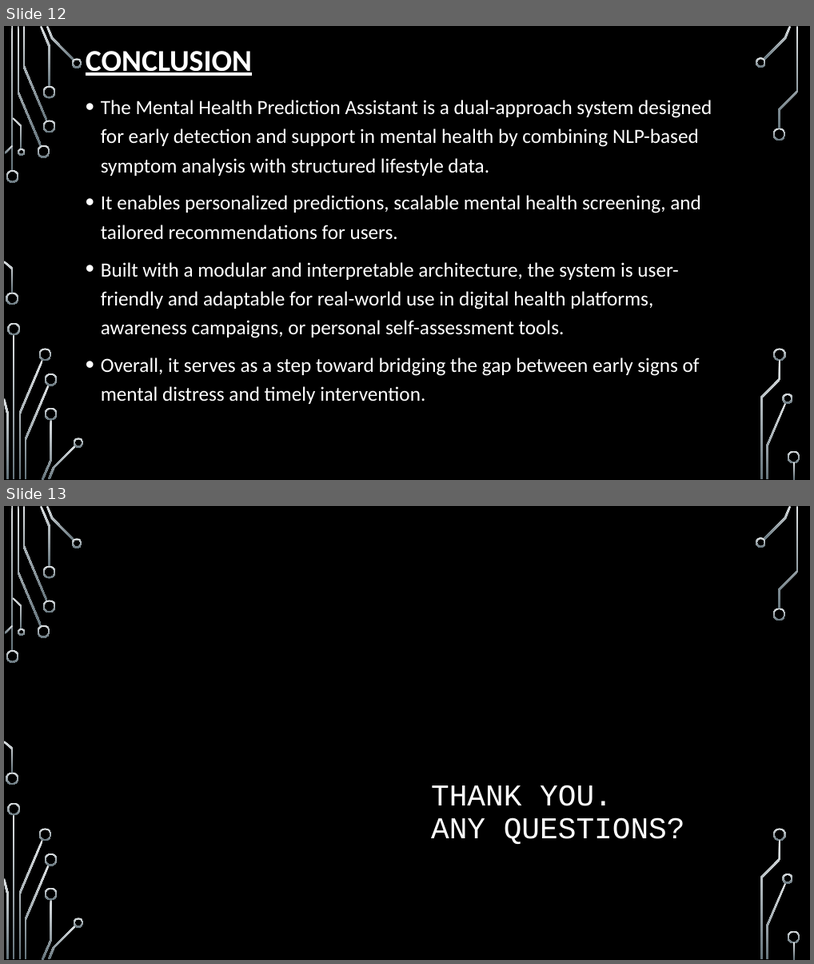
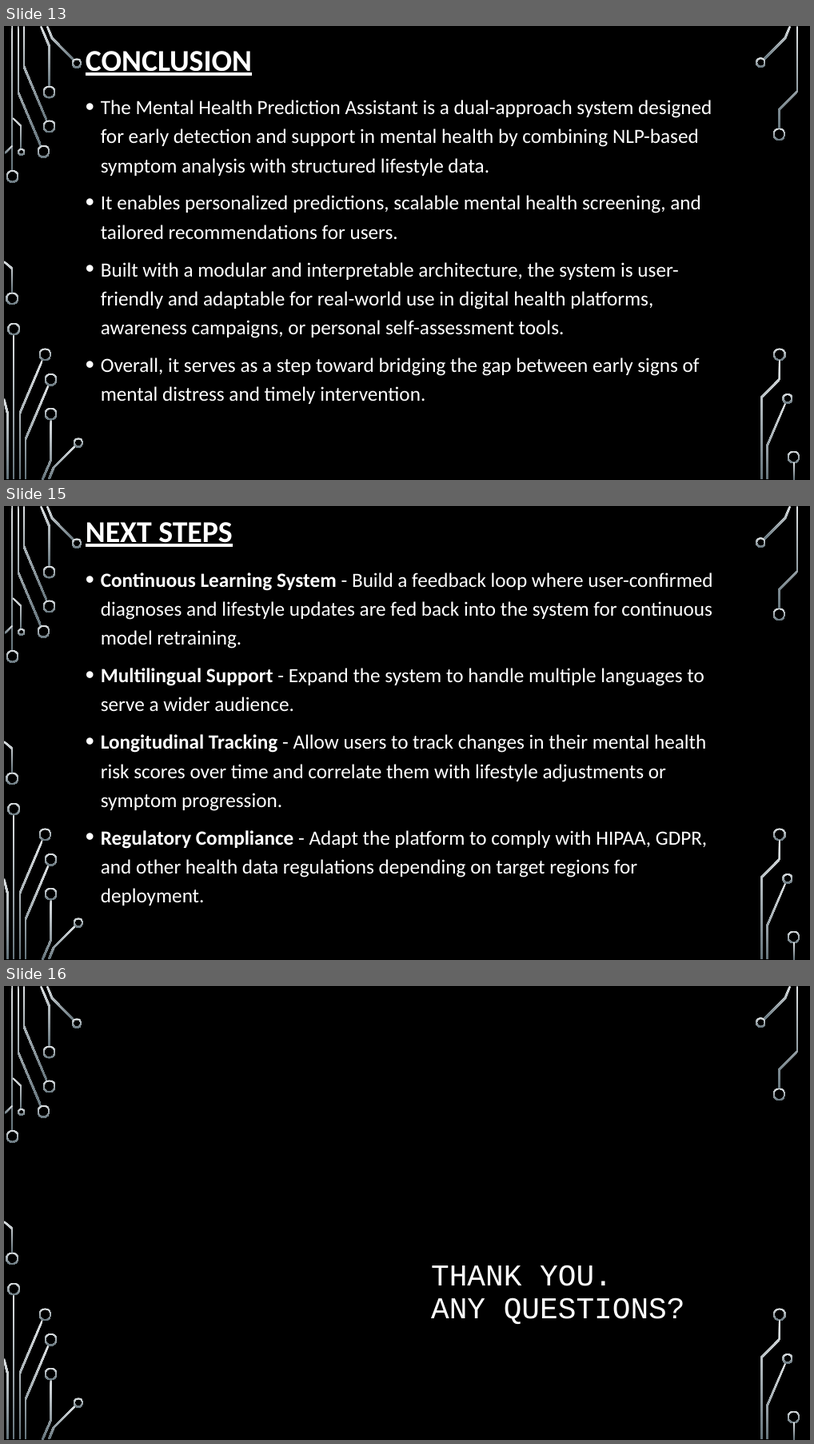
Before and after one commit to Godfrey-249/Phase_5_Project, a slide deck: Mental Health Report.pptx. Shown one above the other, each under a label of ours: slides 12 and 13 before the commit, slides 13, 15 and 16 after it; the slides between them are not shown. The pictures are 814x964 and 814x1444 pixels, drawn with LibreOffice and Linux fonts; fonts in the diff are those of the drawing; background and template pictures are left out. Boxes give left, top, right and bottom in pixels: in the first picture for what was removed or moved away, otherwise in the second. Text is boxed around its words. In the diff, an @@ line names an element or a change of style, - is before the commit and + after.

```diff
--- a/Mental Health Report.pptx
+++ b/Mental Health Report.pptx
@@ slide 15 added at [4, 506, 810, 960], background picture (left out); not listed: 36 template elements that a slide beside it also shows @@
@@ title added at [86, 522, 233, 547], 36 pt, text #FFFFFF, bold, underline @@
+NEXT STEPS
@@ text added at [101, 572, 713, 905], 24 pt, text #FFFFFF @@
+• Continuous Learning System - Build a feedback loop where user-confirmed diagnoses and lifestyle updates are fed back into the system for continuous model retraining.
+• Multilingual Support - Expand the system to handle multiple languages to serve a wider audience.
+• Longitudinal Tracking - Allow users to track changes in their mental health risk scores over time and correlate them with lifestyle adjustments or symptom progression.
+• Regulatory Compliance - Adapt the platform to comply with HIPAA, GDPR, and other health data regulations depending on target regions for deployment.
@@ what was slide 12 is now slide 13 @@
@@ what was slide 13 is now slide 16 @@
```
Also in this commit, not shown: 9 slides changed, 2 other slides added, 3 other files.
